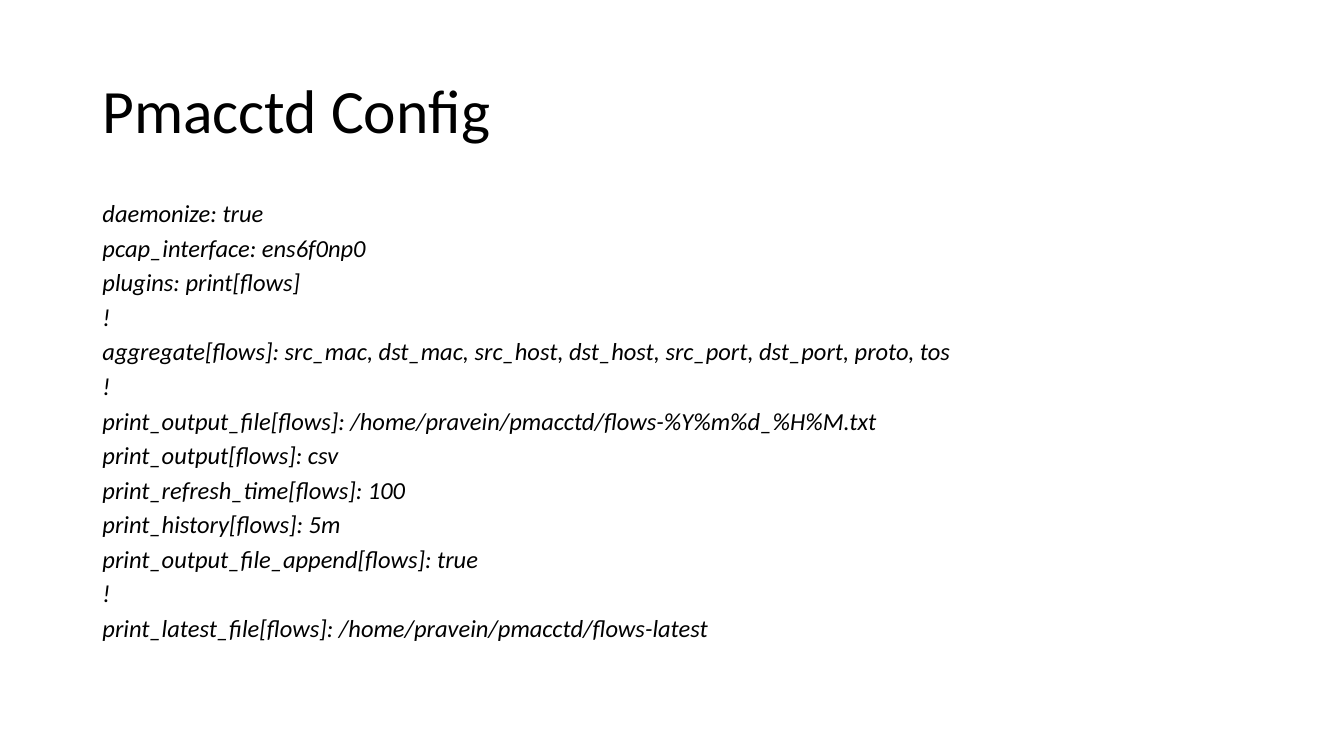
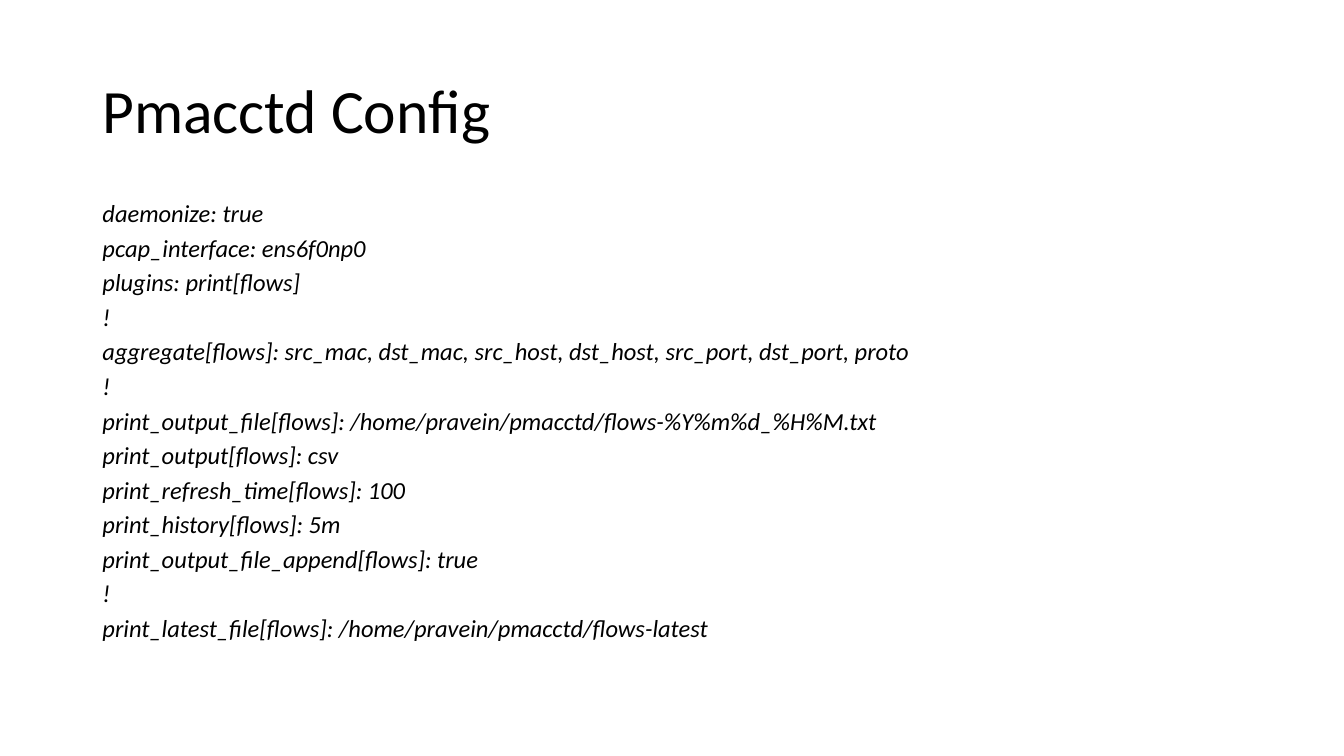
Before and after one commit to netobserv/netobserv-ebpf-agent, a slide deck: slide 6 of docs/measurements.pptx. Drawn at 1344x756 pixels with LibreOffice and Linux fonts; fonts in the diff are those of the drawing. Boxes give left, top, right and bottom in pixels: in the first picture for what was removed or moved away, otherwise in the second. Text is boxed around its words. In the diff, an @@ line names an element or a change of style, - is before the commit and + after.

```diff
--- a/docs/measurements.pptx
+++ b/docs/measurements.pptx
@@ text at bbox=[102, 342, 909, 365]: text changed @@
-aggregate[flows]: src_mac, dst_mac, src_host, dst_host, src_port, dst_port, proto, tos
+aggregate[flows]: src_mac, dst_mac, src_host, dst_host, src_port, dst_port, proto
```
Also in this commit, not shown: 4 other slides changed.
